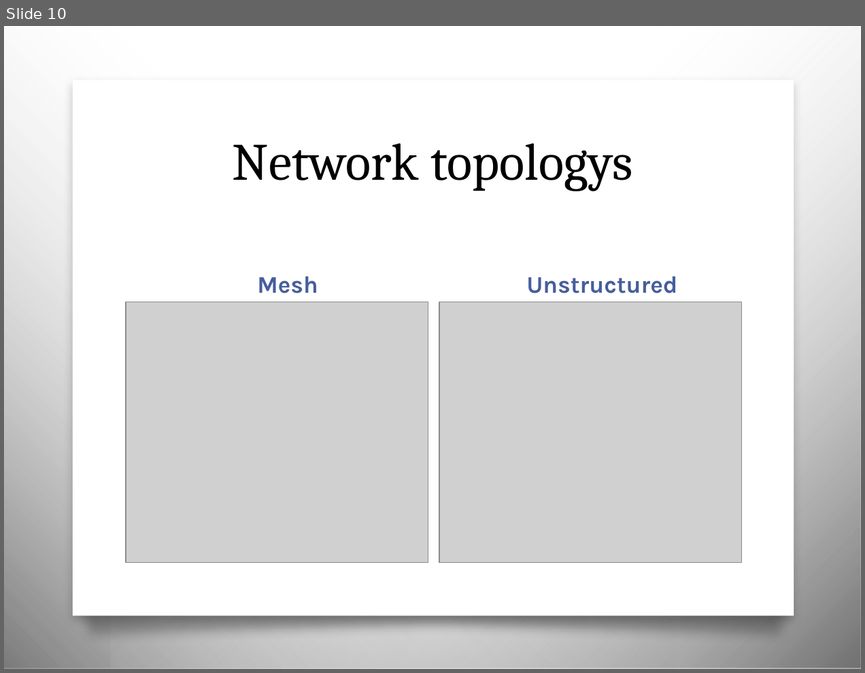
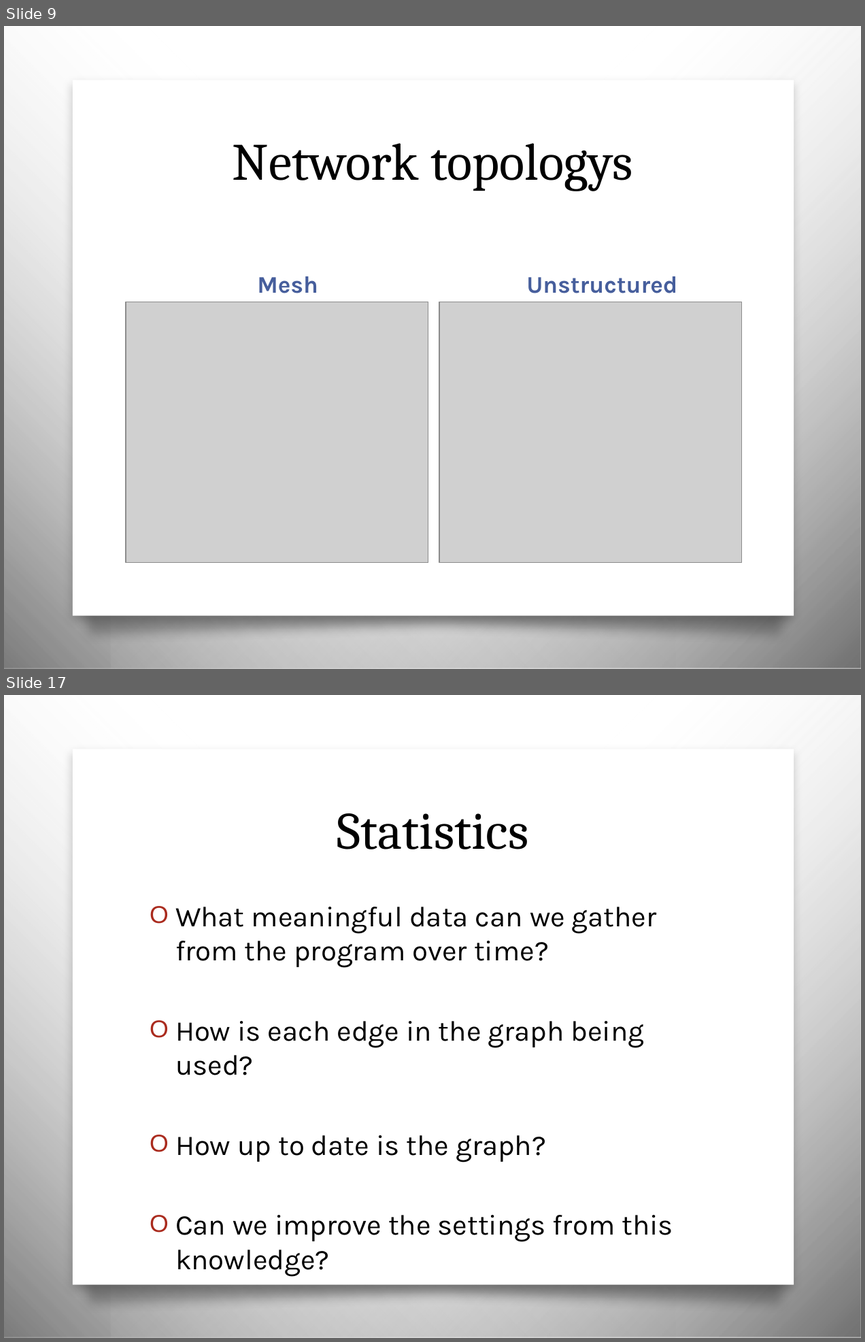
Before and after one commit to ohare/Private-Sync, a slide deck: Presentation/presentation.pptx. Shown one above the other, each under a label of ours: slide 10 before the commit, slides 9 and 17 after it; the slides between them are not shown. The pictures are 865x673 and 865x1342 pixels, drawn with LibreOffice and Linux fonts; fonts in the diff are those of the drawing; grey boxes stand for pictures; background and template pictures are left out. Boxes give left, top, right and bottom in pixels: in the first picture for what was removed or moved away, otherwise in the second. Text is boxed around its words. In the diff, an @@ line names an element or a change of style, - is before the commit and + after.

```diff
--- a/Presentation/presentation.pptx
+++ b/Presentation/presentation.pptx
@@ slide 17 added at [4, 695, 861, 1338], background picture (left out); not listed: 4 template elements that a slide beside it also shows @@
@@ title added at [337, 813, 529, 849], 44 pt, text #000000 @@
+Statistics
@@ text added at [175, 906, 673, 1242], 24 pt, text #000000 @@
+O What meaningful data can we gather from the program over time?
+O How is each edge in the graph being used?
+O How up to date is the graph?
+O Can we improve the settings from this knowledge?
@@ what was slide 10 is now slide 9 @@
```
Also in this commit, not shown: 5 slides changed, 6 other slides added, 3 slides removed, 3 other files.
